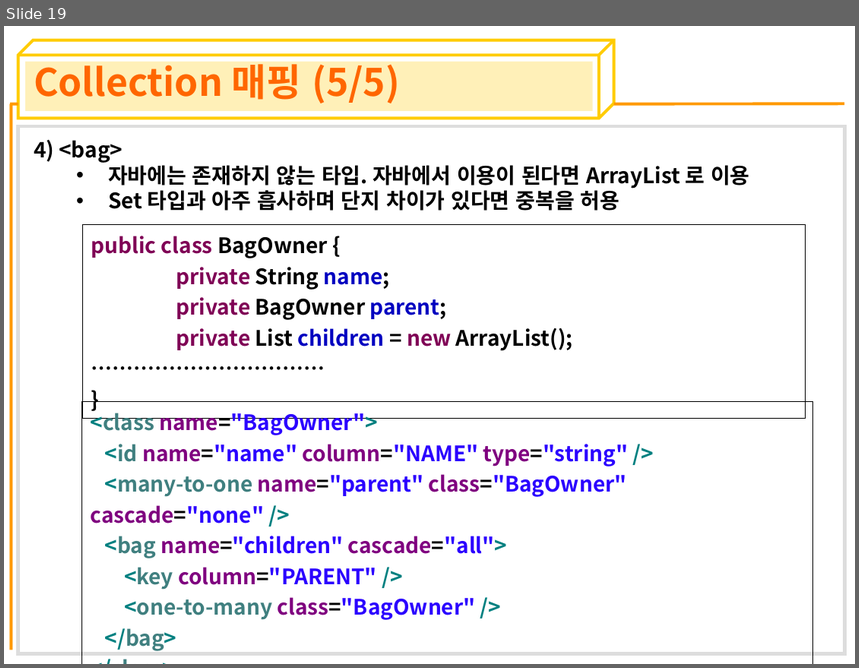
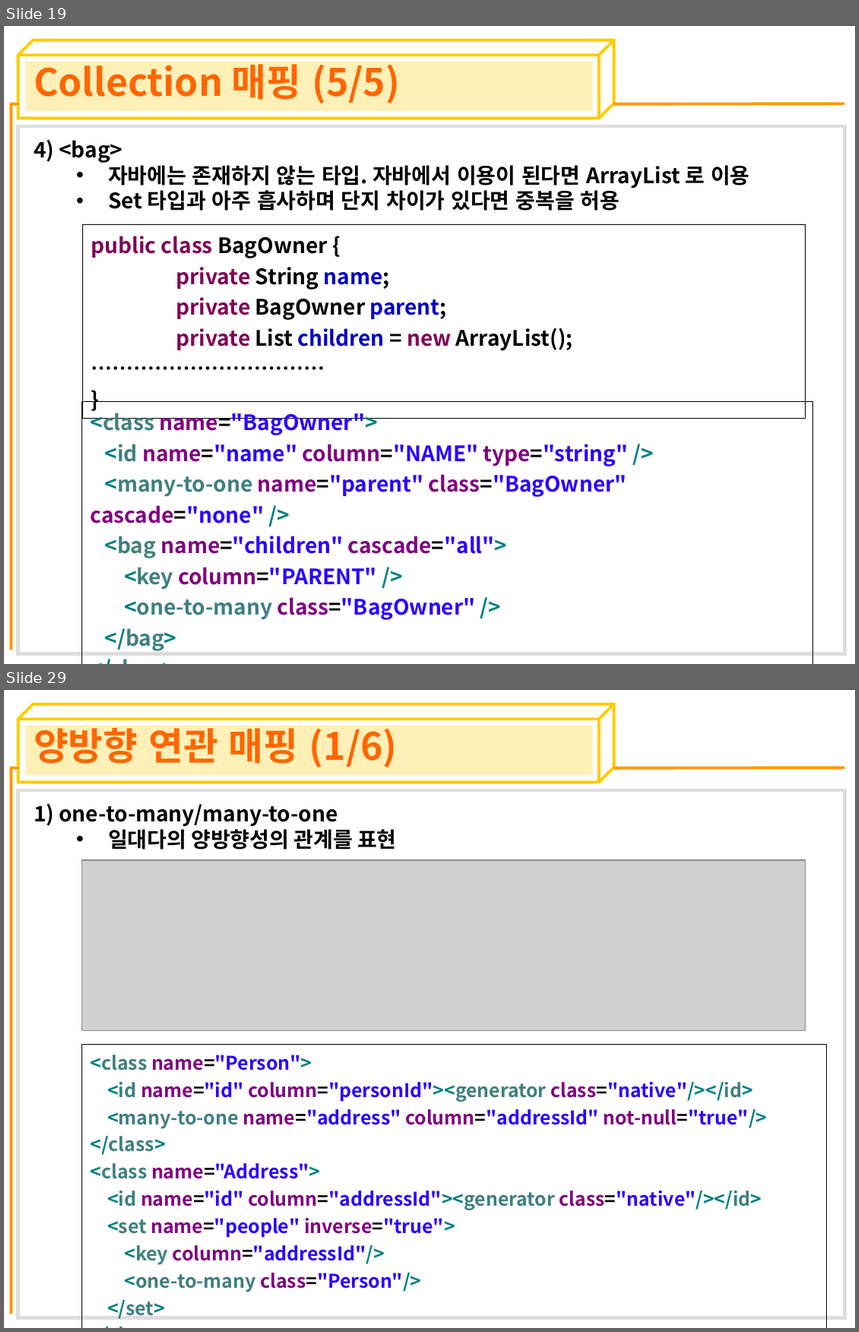
Before and after one commit to crazyjin7/sds-java-framework, a slide deck: FrameworkWeb/doc/PPT/08장_ORMapping.ppt. Shown one above the other, each under a label of ours: slide 19 before the commit, slides 19 and 29 after it; the slides between them are not shown. The pictures are 859x668 and 859x1332 pixels, drawn with LibreOffice and Linux fonts; fonts in the diff are those of the drawing; grey boxes stand for pictures. Boxes give left, top, right and bottom in pixels: in the first picture for what was removed or moved away, otherwise in the second. Text is boxed around its words. In the diff, an @@ line names an element or a change of style, - is before the commit and + after.

```diff
--- a/FrameworkWeb/doc/PPT/08장_ORMapping.ppt
+++ b/FrameworkWeb/doc/PPT/08장_ORMapping.ppt
@@ slide 29 added at [4,690,855,1328], background #FFFFFF; not listed: 6 template elements that a slide beside it also shows @@
@@ title added at [34,722,398,768], 32 pt, text #FF6600, bold @@
+양방향 연관 매핑 (1/6)
@@ text added at [34,804,397,850], 18 pt, text #000000, bold @@
+1) one-to-many/many-to-one
+  • 일대다의 양방향성의 관계를 표현
@@ picture added at [82,860,806,1031] @@
@@ table added at [82,1044,827,1322], 1 rows, 1 columns @@
+<class name="Person"> / <id name="id" column="personId"><generator class="native"/></id> / <many-to-one name="address" column="addressId" not-null="true"/> / </class> / <class name="Address"> / <id name="id" column="addressId"><generator class="native"/></id> / <set name="people" inverse="true"> / <key column="addressId"/> / <one-to-many class="Person"/> / </set> / </class>
```
Also in this commit, not shown: 22 other slides added, 1 other file.
